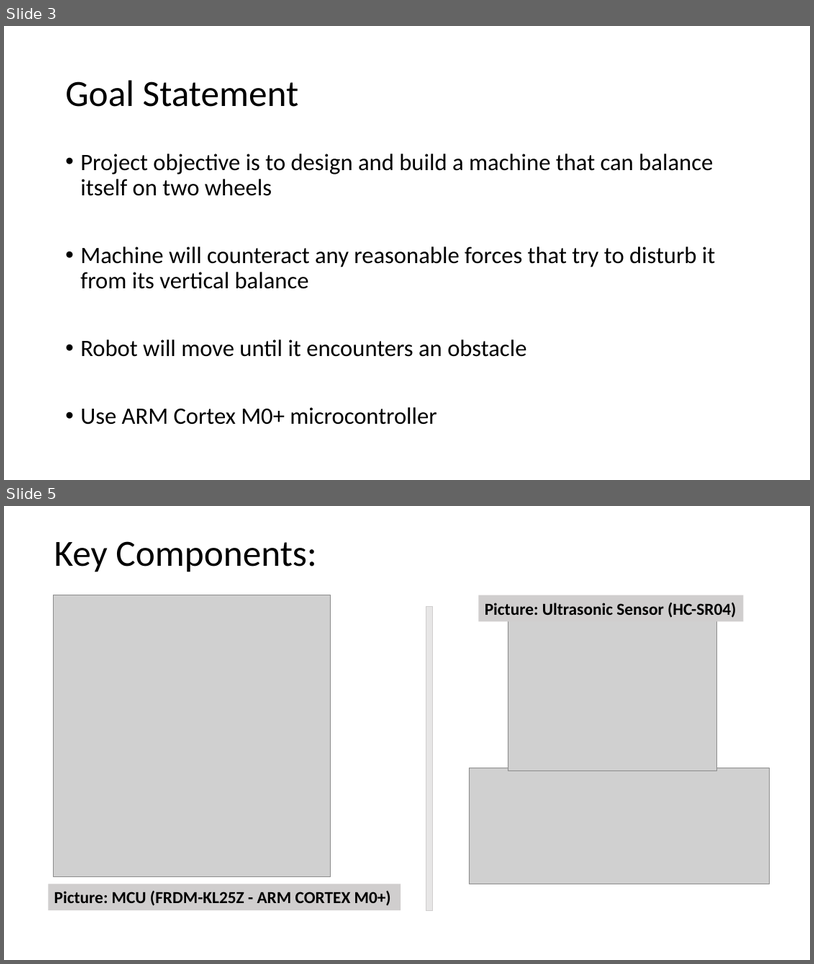
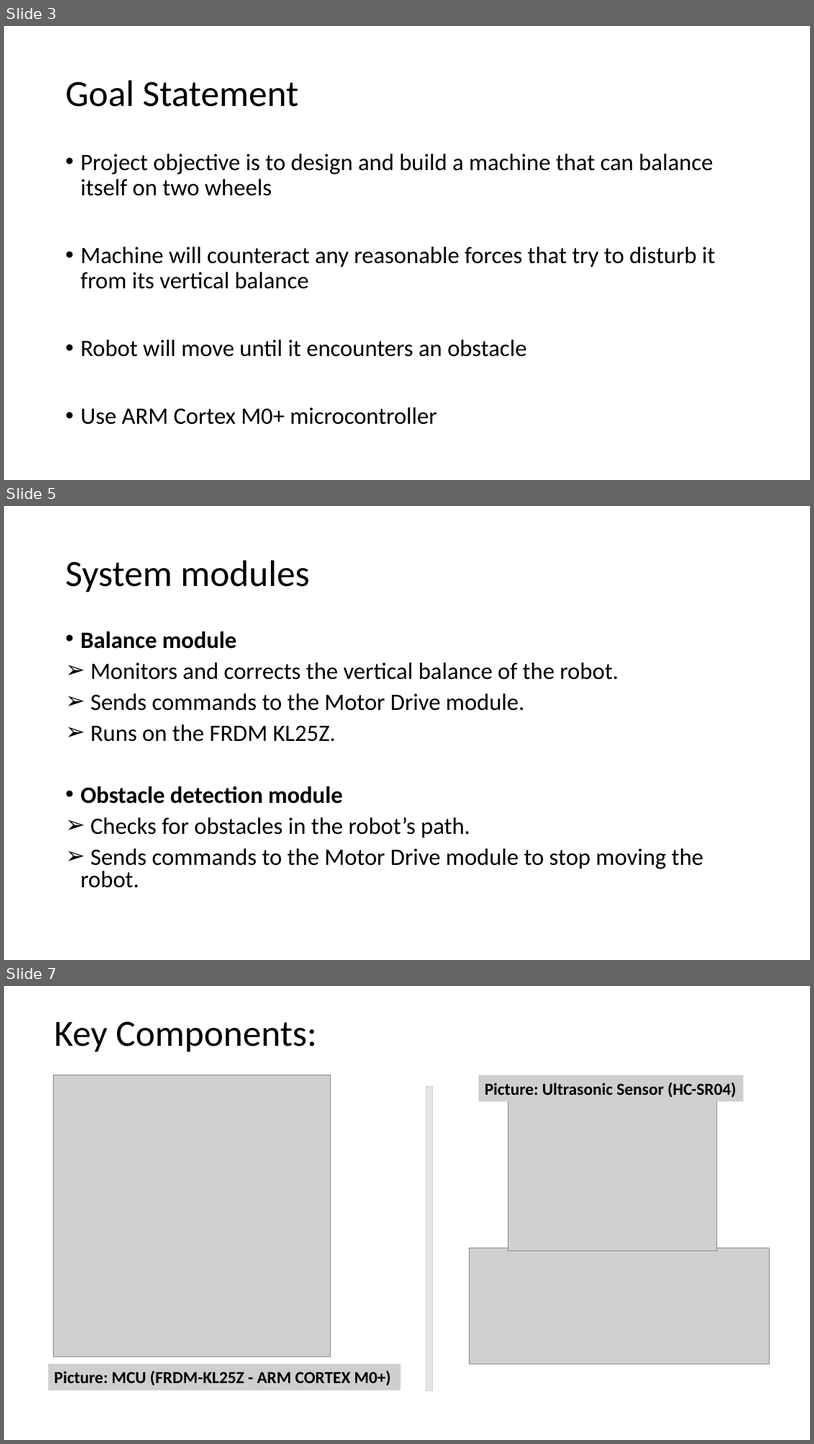
Before and after one commit to hpetre/COEN-6711, a slide deck: Documents/project_proposal.pptx. Shown one above the other, each under a label of ours: slides 3 and 5 before the commit, slides 3, 5 and 7 after it; the slides between them are not shown. The pictures are 814x964 and 814x1444 pixels, drawn with LibreOffice and Linux fonts; fonts in the diff are those of the drawing; grey boxes stand for pictures. Boxes give left, top, right and bottom in pixels: in the first picture for what was removed or moved away, otherwise in the second. Text is boxed around its words. In the diff, an @@ line names an element or a change of style, - is before the commit and + after.

Commit message:
added System Module slides and updated Functional Specification slide

```diff
--- a/Documents/project_proposal.pptx
+++ b/Documents/project_proposal.pptx
@@ slide 5 added at (4,506,810,960), background #FFFFFF @@
@@ title added at (65,560,309,592), 44 pt, text #000000 @@
+System modules
@@ text added at (80,631,704,888), 28 pt, text #000000 @@
+• Balance module
+➢ Monitors and corrects the vertical balance of the robot.
+➢ Sends commands to the Motor Drive module.
+➢ Runs on the FRDM KL25Z.
+• Obstacle detection module
+➢ Checks for obstacles in the robot’s path.
+➢ Sends commands to the Motor Drive module to stop moving the robot.
@@ what was slide 5 is now slide 7 @@
```
Also in this commit, not shown: 1 slide changed, 1 other slide added.
